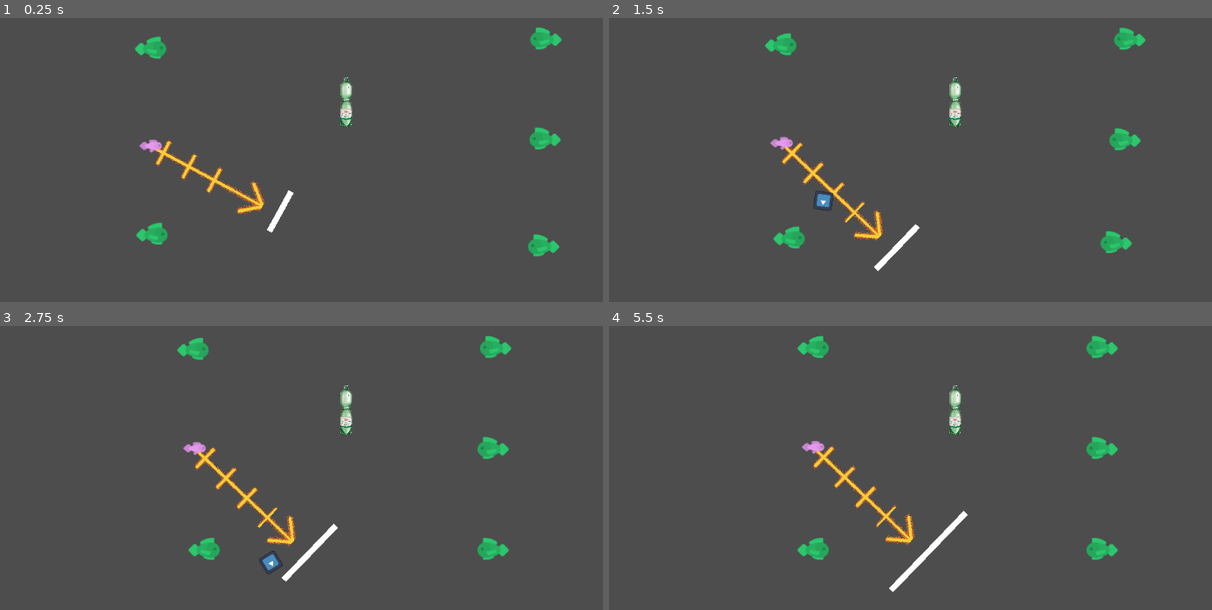
Above: before the commit, frames 1-4 (two rows, left to right).
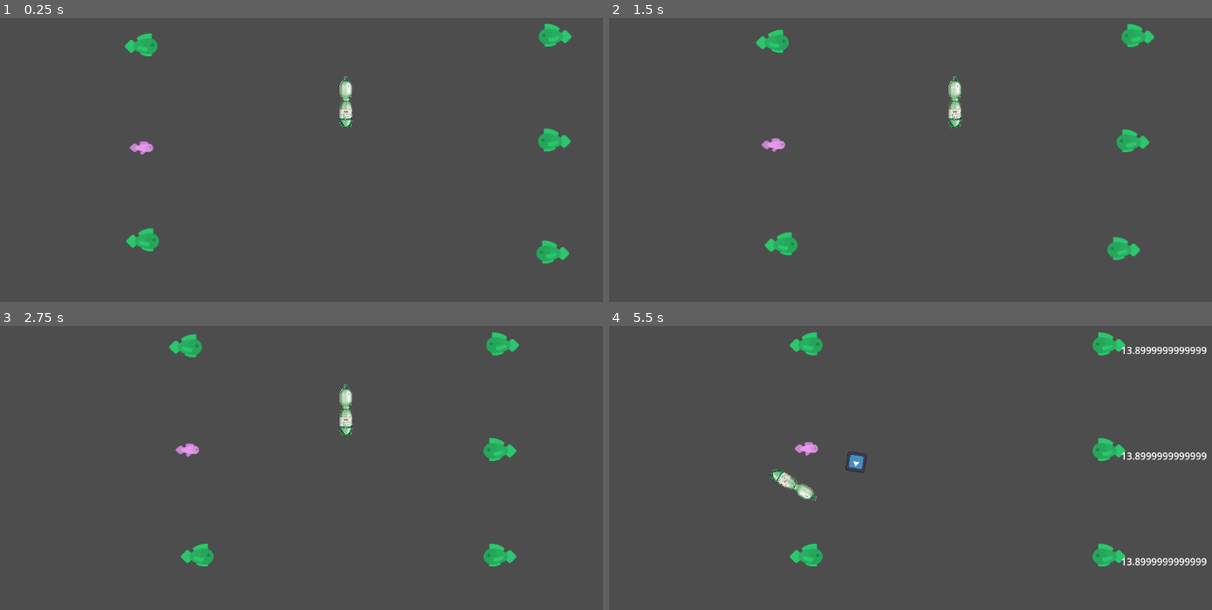
Above: after the commit, the same moments.

Repository: c0vvb0yy/gay-flankyball
Game: Godot game, scene res://stages/stage_root.tscn
The game is run twice, just before and just after one commit, with the same random seed, the same clock (stepped at 60 frames per second) and the same inputs. The engine's default icon, where the game draws it, is replaced by a stand-in: a white triangle on a blue panel in a dark square.
Inputs (mouse positions are in pixels of both pictures, inside the frame that each line leads up to):
- Up to frame 1 (0.25 s): no input
- Up to frame 2 (1.5 s): tap Enter (ui_accept) at 0.5, 1.35 s; move the mouse to (1109, 86) at 0.52 s; hold Enter (ui_accept) 0.53-1.28 s; click (1109, 86) at 0.67 s; move the mouse to (820, 125) at 1.27 s; click (820, 125) at 1.42 s
- Up to frame 3 (2.75 s): tap Enter (ui_accept) at 1.52, 1.82 s; move the mouse to (416, 328) at 2.02 s; hold Enter (ui_accept) from 2.03 s (still down); click (416, 328) at 2.17 s
- Up to frame 4 (5.5 s): move the mouse to (922, 493) at 2.77 s; release Enter (ui_accept) at 2.78 s; tap Enter (ui_accept) at 2.85, 3.02, 3.32, 4.35, 4.52, 4.82 s; click (922, 493) at 2.92 s; move the mouse to (1169, 473) at 3.52 s; hold Enter (ui_accept) 3.53-4.28 s; click (1169, 473) at 3.67 s; move the mouse to (747, 354) at 4.27 s; click (747, 354) at 4.42 s; move the mouse to (994, 414) at 5.02 s; hold Enter (ui_accept) from 5.03 s (still down); click (994, 414) at 5.17 s

The runs differ from the first frame. In frame 1, 2.8% of the frame differs, in the area x 20-95%, y 1-87%; in frame 2, 2.9%; in frame 3, 2.9%; in frame 4, 4.2%, in the area x 26-100%, y 2-94%.

Commit message:
yea a bunch of stuff

Diff:
--- a/new-game-project/Entities/Targeter/projectile_bottle.gd
+++ b/new-game-project/Entities/Targeter/projectile_bottle.gd
@@ -13,6 +13,8 @@
 var launch_force:float
 var launch_direction:Vector2
 var still_cooldown := 2.0
+
+signal start_defense()
 
 func _ready() -> void:
 	set_process(false)
--- a/new-game-project/Entities/Targeter/projectile_bottle.tscn
+++ b/new-game-project/Entities/Targeter/projectile_bottle.tscn
@@ -22,3 +22,5 @@
 
 [node name="CollisionShape2D" type="CollisionShape2D" parent="."]
 shape = SubResource("CapsuleShape2D_xsg4g")
+
+[connection signal="body_entered" from="." to="." method="_on_body_entered"]
--- a/new-game-project/Entities/Targeter/target_bottle.gd
+++ b/new-game-project/Entities/Targeter/target_bottle.gd
@@ -1,5 +1,5 @@
 extends RigidBody2D
-
+class_name TargetBottle
 
 # Called when the node enters the scene tree for the first time.
 func _ready() -> void:
--- a/new-game-project/Entities/game.gd
+++ b/new-game-project/Entities/game.gd
@@ -3,6 +3,8 @@
 
 var participants_allied : Array[Participant] = []
 var participants_enemy : Array[Participant] = []
+var finished_allied : Array[Participant] = []
+var finished_enemy : Array[Participant] = []
 var turn_order : Array[Participant] = []
 var turn_order_index := 0
 var defender_index_allied := 0 # determines which team member has to run to the target bottle to fix it
@@ -27,6 +29,10 @@
 
 	return extents
 
+func is_attacker_allied() -> bool:
+	var active_participant = turn_order[turn_order_index]
+	return participants_allied.has(active_participant)
+
 func get_center():
 	return $TargetBottleSpawnPosition.global_position
 
@@ -42,6 +48,7 @@
 	else:
 		participant = preload("res://Entities/participants/agents/agent.tscn").instantiate()
 	$Participants.add_child(participant)
+	participant.participant_finished_drinking.connect(on_participant_finished_drinking)
 	participant.set_character(character)
 	participant.set_allied(allied)
 	if allied:
@@ -93,6 +100,16 @@
 	var target_bottle := $TargetBottle
 	target_bottle.position = $TargetBottleSpawnPosition.position
 
+func on_participant_finished_drinking(participant:Participant):
+	if participant in participants_allied:
+		finished_allied.append(participant)
+		if finished_allied.size() == participants_allied.size():
+			print("allied victory")
+	elif participant in participants_enemy:
+		finished_enemy.append(participant)
+		if finished_enemy.size() == participants_enemy.size():
+			prints("enemy victory")
+
 func start_match():
 	print("start")
 	# build turn order
@@ -104,6 +121,20 @@
 			turn_order.append(participants_allied[(i-1) / 2])
 	turn_order[turn_order_index].set_active(true)
 
+func start_defense():
+	print("defend")
+	var defender:Participant
+	if is_attacker_allied():
+		defender = participants_enemy[defender_index_enemy]
+		for part in participants_allied:
+			part.start_drinking()
+	else:
+		defender = participants_allied[defender_index_allied]
+		for part in participants_enemy:
+			part.start_drinking()
+
+	defender.start_defending()
+
 func trigger_out_of_bounds():
 	print("out of bounds")
 	pass
@@ -114,3 +145,8 @@
 func _on_out_of_bounds_body_entered(body: Node2D) -> void:
 	if body is ProjectileBottle:
 		trigger_out_of_bounds()
+
+
+func _on_target_bottle_body_entered(body: Node) -> void:
+	if body is ProjectileBottle:
+		start_defense()
--- a/new-game-project/Entities/game.tscn
+++ b/new-game-project/Entities/game.tscn
@@ -1,13 +1,19 @@
-[gd_scene load_steps=5 format=3 uid="uid://dbcmokh313nyl"]
+[gd_scene load_steps=7 format=3 uid="uid://dbcmokh313nyl"]
 
 [ext_resource type="Script" path="res://Entities/game.gd" id="1_jsh3y"]
 [ext_resource type="PackedScene" uid="uid://dh74h2nx536c2" path="res://Entities/Targeter/target_bottle.tscn" id="3_gb2sd"]
 
 [sub_resource type="RectangleShape2D" id="RectangleShape2D_0txw3"]
-size = Vector2(20, 580)
+size = Vector2(21, 673)
 
 [sub_resource type="RectangleShape2D" id="RectangleShape2D_phulv"]
 size = Vector2(1518, 21)
+
+[sub_resource type="RectangleShape2D" id="RectangleShape2D_0bgsx"]
+size = Vector2(50, 777)
+
+[sub_resource type="RectangleShape2D" id="RectangleShape2D_bsrev"]
+size = Vector2(1216, 61)
 
 [node name="Game" type="Node2D" groups=["ally", "enemy"]]
 script = ExtResource("1_jsh3y")
@@ -17,13 +23,15 @@
 
 [node name="TargetBottle" parent="." instance=ExtResource("3_gb2sd")]
 position = Vector2(540, 281)
+contact_monitor = true
+max_contacts_reported = 1
 
 [node name="Participants" type="Node2D" parent="."]
 
 [node name="OutOfBounds" type="Area2D" parent="."]
 
 [node name="Left" type="CollisionShape2D" parent="OutOfBounds"]
-position = Vector2(0, 280)
+position = Vector2(0.5, 326.5)
 shape = SubResource("RectangleShape2D_0txw3")
 
 [node name="Top" type="CollisionShape2D" parent="OutOfBounds"]
@@ -31,7 +39,12 @@
 shape = SubResource("RectangleShape2D_phulv")
 
 [node name="Right" type="CollisionShape2D" parent="OutOfBounds"]
+position = Vector2(1132, 288.5)
+shape = SubResource("RectangleShape2D_0bgsx")
 
 [node name="Bottom" type="CollisionShape2D" parent="OutOfBounds"]
+position = Vector2(571, 675.5)
+shape = SubResource("RectangleShape2D_bsrev")
 
+[connection signal="body_entered" from="TargetBottle" to="." method="_on_target_bottle_body_entered"]
 [connection signal="body_entered" from="OutOfBounds" to="." method="_on_out_of_bounds_body_entered"]
--- a/new-game-project/Entities/participants/Player/player.gd
+++ b/new-game-project/Entities/participants/Player/player.gd
@@ -3,25 +3,34 @@
 @onready var targeter : Targeter = $Targeter
 var bottle_thrown := false
 
+
+
 func _ready() -> void:
 	super()
 
 func _input(event):
-	if(event.is_action_pressed("ui_accept")):
+	if not active:
+		return
+	if event.is_action_pressed("ui_accept") and state == State.Aiming:
 		if not targeter.is_rotation_set:
 			targeter.is_rotation_set = true
 			return
 		if not targeter.is_length_set:
 			targeter.is_length_set = true
 			bottle_thrown = true
-			throw_bottle()
+			throw_bottle_targeted()
+	if state == State.Defending:
+		$Catcher.look_at(get_local_mouse_position())
+		if event is InputEventMouseButton:
+			if event.button_index == MOUSE_BUTTON_LEFT and event.pressed:
+				attempt_catch()
 
+func set_active(value:bool):
+	super(value)
+	state = State.Aiming
+	$Targeter.visible = active
 
-
-func throw_bottle():
-	var bottle = preload("res://Entities/Targeter/projectile_bottle.tscn").instantiate()
-	GameWorld.game_stage.add_child(bottle)
-	bottle.global_position = global_position
+func throw_bottle_targeted():
 	var spread = targeter.spread
 	spread = randf_range(-spread, spread)
 	var shoot_direction := (targeter.pointer.global_position - targeter.global_position)
@@ -29,4 +38,9 @@
 	spread *= shoot_force
 	shoot_direction.y += spread
 	shoot_direction = shoot_direction.normalized()
-	bottle.launch_bottle(shoot_direction, shoot_force * (BASE_THROW_FORCE + throw_force))
+	throw_bottle(shoot_direction, shoot_force)
+	state = State.Idle
+
+func start_defending():
+	super()
+	$Catcher.visible = true
--- a/new-game-project/Entities/participants/Player/player.tscn
+++ b/new-game-project/Entities/participants/Player/player.tscn
@@ -41,3 +41,5 @@
 
 [node name="Sprite" type="Sprite2D" parent="."]
 texture = ExtResource("5_nbi5v")
+
+[node name="Catcher" type="Node2D" parent="."]
--- a/new-game-project/Entities/participants/agents/agent.gd
+++ b/new-game-project/Entities/participants/agents/agent.gd
@@ -2,3 +2,12 @@
 
 func _ready() -> void:
 	super()
+
+func _process(delta: float) -> void:
+	super(delta)
+
+func set_active(value:bool):
+	super(value)
+	if active:
+		var goal_position := GameWorld.game_stage.get_target_bottle_position()
+		throw_bottle(goal_position - position, 30.0)
--- /dev/null
+++ b/new-game-project/Entities/participants/drinking_bottle.gd
@@ -0,0 +1,11 @@
+extends Node2D
+
+var total_volume := 15.0
+
+signal bottle_empty()
+
+func take_sip(volume:float):
+	if volume >= total_volume:
+		emit_signal("bottle_empty")
+	total_volume = max(total_volume - volume, 0)
+	$Label.text = str(total_volume)
--- /dev/null
+++ b/new-game-project/Entities/participants/drinking_bottle.tscn
@@ -0,0 +1,10 @@
+[gd_scene load_steps=2 format=3 uid="uid://dra6f5knst1ax"]
+
+[ext_resource type="Script" path="res://Entities/participants/drinking_bottle.gd" id="1_qbgw2"]
+
+[node name="DrinkingBottle" type="Node2D"]
+script = ExtResource("1_qbgw2")
+
+[node name="Label" type="Label" parent="."]
+offset_right = 40.0
+offset_bottom = 23.0
--- a/new-game-project/Entities/participants/participant.gd
+++ b/new-game-project/Entities/participants/participant.gd
@@ -1,5 +1,13 @@
 extends Node2D
 class_name Participant
+
+enum State{
+	Defending,
+	Aiming,
+	Idle,
+	Drinking
+}
+var state := State.Idle
 
 ## which shape is used for catching incoming bottles
 @export var catch_shape : Polygon2D
@@ -13,11 +21,26 @@
 ## we need to launch the projectile in a cone. this defines the spread of it
 @export var accuracy := 10.0
 
+var active := false
+
+var drinking_bottle:Node2D
+
+signal participant_finished_drinking(participant:Participant)
+
 func _ready() -> void:
 	set_active(false)
+	var bottle = preload("res://Entities/participants/drinking_bottle.tscn").instantiate()
+	add_child(bottle)
+	bottle.bottle_empty.connect(emit_signal.bind("participant_finished_drinking", self))
+	drinking_bottle = bottle
+	drinking_bottle.position.x += 20
+
+func _process(delta: float) -> void:
+	if state == State.Drinking:
+		drinking_bottle.take_sip(delta)
 
 func set_active(value:bool):
-	pass
+	active = value
 
 func set_allied(allied:bool):
 	if allied:
@@ -29,3 +52,22 @@
 func set_character(character:String):
 	pass
 	# set sprite and stuff
+
+
+func throw_bottle(throw_direction:Vector2, force:float):
+	var bottle = preload("res://Entities/Targeter/projectile_bottle.tscn").instantiate()
+	GameWorld.game_stage.add_child(bottle)
+	bottle.global_position = global_position
+	throw_direction = throw_direction.normalized()
+	bottle.launch_bottle(throw_direction, force * (BASE_THROW_FORCE + throw_force))
+	set_active(false)
+
+func start_defending():
+	state = State.Defending
+
+func start_drinking():
+	state = State.Drinking
+
+func attempt_catch():
+	print("catch")
+	pass
--- /dev/null
+++ b/new-game-project/autoloads/data.gd
@@ -0,0 +1,24 @@
+extends Node
+
+var properties := {}
+var property_listeners := {}
+
+func listen(listener:Node, property:String, immediate_callback:=false):
+	var listeners : Array = property_listeners.get(property, [])
+	if not listeners.has(listeners):
+		listeners.append(listener)
+	property_listeners[property] = listeners
+
+	if immediate_callback:
+		listener.on_property_change(property, of(property), of(property))
+
+func of(property_name:String, default:Variant=null):
+	return properties.get(property_name, default)
+
+# func on_property_change(property_name:String, new_value, old_value):
+func apply(property_name:String, new_value:Variant):
+	var listeners : Array = property_listeners.get(property_name, [])
+	var old_value : Variant = of(property_name)
+
+	for listener in listeners:
+		listener.on_property_change(property_name, new_value, old_value)
--- /dev/null
+++ b/new-game-project/autoloads/data.tscn
@@ -0,0 +1,6 @@
+[gd_scene load_steps=2 format=3 uid="uid://d3anv4q5wxivf"]
+
+[ext_resource type="Script" path="res://autoloads/data.gd" id="1_xx8yi"]
+
+[node name="Data" type="Node"]
+script = ExtResource("1_xx8yi")
--- a/new-game-project/autoloads/game_world.gd
+++ b/new-game-project/autoloads/game_world.gd
@@ -13,6 +13,17 @@
 
 var background := ""
 
+enum MatchState{
+	Aiming,
+	Interrupted,
+	ProjectileInAir,
+	DefenseAndDrinking,
+	Ended,
+	Starting
+}
+
+func _ready() -> void:
+	Data.apply("gameworld.matchstate", MatchState.Starting)
 
 func serialize():
 	var result := {}
--- a/new-game-project/project.godot
+++ b/new-game-project/project.godot
@@ -17,6 +17,7 @@
 
 [autoload]
 
+Data="*res://autoloads/data.tscn"
 CONST="*res://autoloads/const.tscn"
 GameWorld="*res://autoloads/game_world.gd"
 Options="*res://autoloads/options.gd"
--- a/new-game-project/stages/game_stage.gd
+++ b/new-game-project/stages/game_stage.gd
@@ -20,7 +20,7 @@
 @onready var cg_roots := [find_child("CGBottomContainer"), find_child("CGTopContainer")]
 var blockers := 1
 
-
+@onready var game = $Game
 var callable_upon_blocker_clear:Callable
 
 func _ready():
@@ -28,12 +28,13 @@
 
 	remove_blocker()
 	$Camera2D.position = $Game.get_center()
-	$Camera2D.zoom.x = $Game.get_extents().x / get_viewport_rect().size.x
-	$Camera2D.zoom.y = $Game.get_extents().x / get_viewport_rect().size.x
-	$Camera2D.zoom *= 2
-	printt(get_viewport_rect().size, $Game.get_extents())
+	#$Camera2D.zoom.x = $Game.get_extents().x / get_viewport_rect().size.x
+	#$Camera2D.zoom.y = $Game.get_extents().x / get_viewport_rect().size.x
+	#$Camera2D.zoom *= 2
+	#printt(get_viewport_rect().size, $Game.get_extents())
 
-
+func get_target_bottle_position() -> Vector2:
+	return $Game.find_child("TargetBottle").global_position
 
 func show_ui():
 	pass
